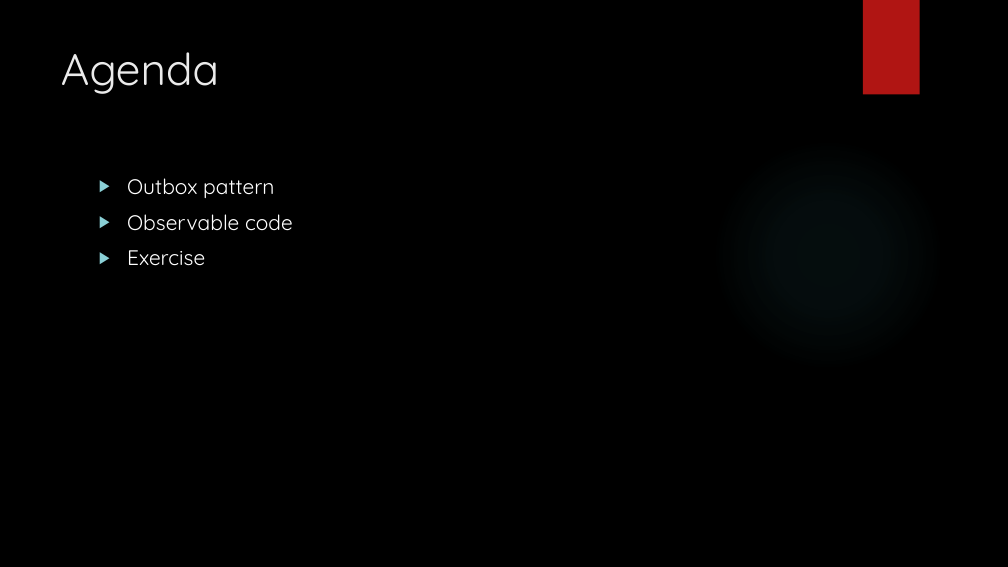
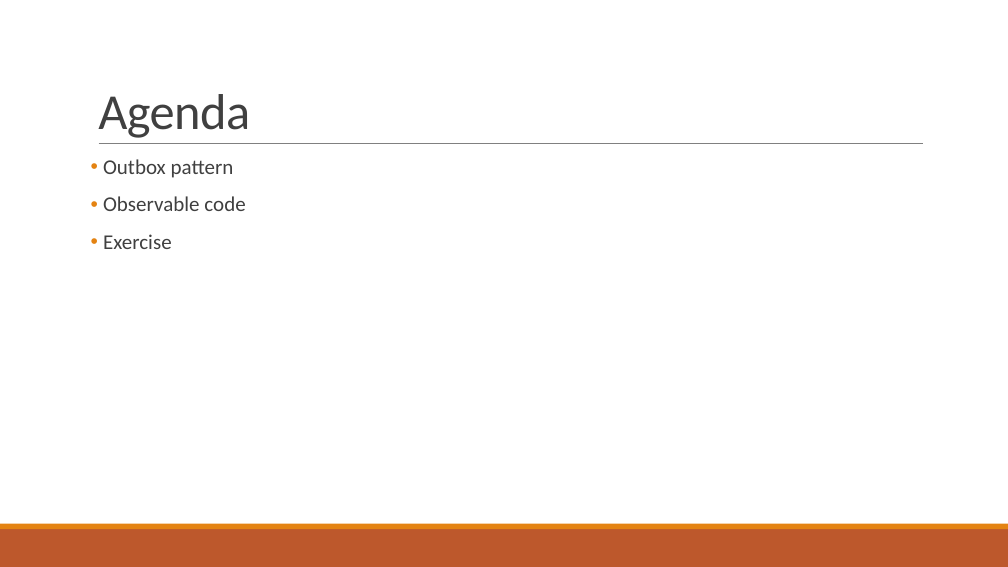
Before and after one commit to 3schwartz/StudyGroup, a slide deck: slide 2 of Outbox/Optimize Outbox pattern.pptx. Drawn at 1008x567 pixels with LibreOffice and Linux fonts; fonts in the diff are those of the drawing; background and template pictures are left out. Boxes give left, top, right and bottom in pixels: in the first picture for what was removed or moved away, otherwise in the second. Text is boxed around its words. In the diff, an @@ line names an element or a change of style, - is before the commit and + after.

Commit message:
Update design

```diff
--- a/Outbox/Optimize Outbox pattern.pptx
+++ b/Outbox/Optimize Outbox pattern.pptx
@@ background picture (left out) to #FFFFFF @@
@@ title "Agenda": place and size @@
-title "Agenda" at (61,52,219,94)
+title "Agenda" at (98,94,250,138)
@@ title "Agenda" at (98,94,250,138): size 42 to 48 pt, font Quicksand to Calibri, text colour #EBEBEB to #404040, letter spacing 0 to -0.5 pt; line spacing 1 to 0.85; vertical alignment top to bottom @@
@@ rectangle removed at (863,0,920,95) @@
@@ line added from (99, 144) to (923, 144), #808080 0.5 pt @@
@@ ellipse removed at (712,138,944,371) @@
@@ text "Outbox pattern": place and size @@
-text "Outbox pattern" at (127,178,293,266)
+text "Outbox pattern" at (103,159,245,249)
@@ text "Outbox pattern" at (103,159,245,249): font Quicksand to Calibri, text colour #FFFFFF to #404040; bullet ▶ to •; line spacing 1 to 0.9; more space between paragraphs; bullet colour #8AD0D6 to #E48312 @@
@@ rectangle added at (0,529,1008,567), fill #BD582C @@
@@ rectangle added at (0,524,1008,529), fill #E48312 @@
```
Also in this commit, not shown: 9 other slides changed.
